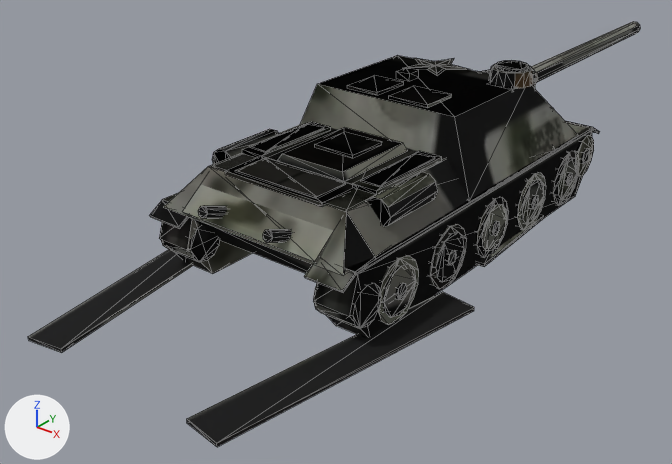
What one commit did to the glTF model public/models/su100_winter.glb.
One viewpoint serves both versions: a camera (50 mm lens) standing at (6.74, -9.77, 5.64) and looking at (-0.85, -0.28, -0.24). Arrows for +X, +Y and +Z are at lower left; the lights stay in place. The first picture is the older version. Mesh edges are drawn as thin lines. Vertices at exactly the same position are counted once.

The first picture shows 'hull_ok', 'hull_trackL', 'hull_trackR'.
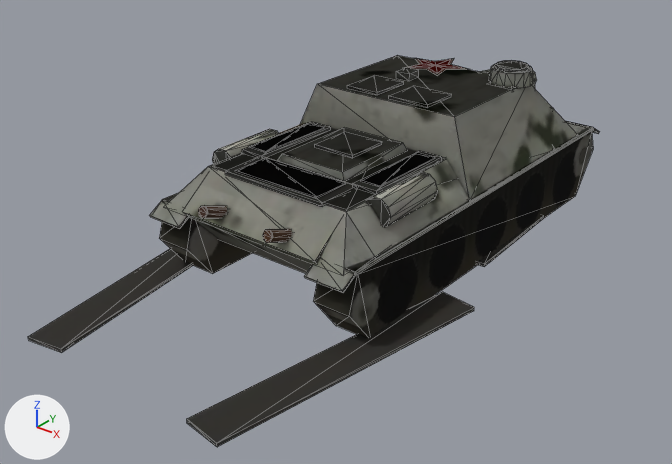
Location of each change, [x1, y1, x2, y2] in pixels of the pictures (672 x 464 px):
```json
{"object": "hull_trackR", "change": "reshaped", "before": [149, 22, 640, 447], "after": [149, 55, 599, 447], "on screen": "8% narrower, 8% shorter"}
{"object": "hull_trackL", "change": "reshaped", "before": [28, 64, 592, 353], "after": [28, 64, 593, 353]}
{"part": 1, "of": "me_su100_hull_001", "change": "surface changed", "before": [408, 65, 446, 76], "after": [408, 65, 446, 76]}
{"part": 2, "of": "me_su100_hull_003", "change": "deleted", "before": [161, 237, 218, 262]}
{"part": 3, "of": "me_su100_hull_003", "change": "surface changed", "before": [28, 64, 592, 353], "after": [28, 64, 592, 353]}
{"part": 4, "of": "me_su100_hull_005", "change": "deleted", "before": [163, 22, 640, 329]}
{"part": 5, "of": "me_su100_hull_005", "change": "surface changed", "before": [149, 55, 599, 447], "after": [149, 55, 599, 447], "on screen": "black to grey"}
```

The change, as JSON lines over the scene's bpy script:
```json
{"block": "me_su100_hull_001", "where": "# used by ob_hull_ok; location = (0.0, 0.0, 0.0)"}
{"op": "remove", "block": "me_su100_hull_001", "code": "me_su100_hull_001.from_pydata(...)  # 1370 vertices, 2390 faces; spans x -1.57..1.57, y -3.18..7.18, z 0.0..2.17"}
{"op": "add", "block": "me_su100_hull_001", "code": "me_su100_hull_001.from_pydata(...)  # 506 vertices, 818 faces; spans x -1.5..1.5, y -3.18..3.16, z 0.0..2.17"}
{"block": "me_su100_hull_001", "change": "me_su100_hull_001 part 1: 818 kept faces spanning x -1.5..1.5, y -3.18..3.16, z 0.0..2.17 get new texture (UV) coordinates"}
{"block": "me_su100_hull_001", "change": "edits to the shape of me_su100_hull_001 do not show in these pictures"}
{"block": "me_su100_hull_003", "where": "# used by ob_hull_trackl; location = (0.0, 0.0, 0.0)"}
{"op": "remove", "block": "me_su100_hull_003", "code": "me_su100_hull_003.from_pydata(...)  # 1374 vertices, 2394 faces; spans x -2.07..1.57, y -5.0..7.18, z 0.0..2.17"}
{"op": "add", "block": "me_su100_hull_003", "code": "me_su100_hull_003.from_pydata(...)  # 510 vertices, 822 faces; spans x -2.07..1.5, y -5.0..3.16, z 0.0..2.17"}
{"block": "me_su100_hull_003", "change": "me_su100_hull_003 part 2: 39 loose pieces with 864 vertices, spanning x -1.57..1.57, y -2.97..7.18, z 0.02..1.65, are deleted"}
{"block": "me_su100_hull_003", "change": "me_su100_hull_003 part 3: 820 kept faces spanning x -2.07..1.5, y -5.0..3.16, z 0.0..2.17 get new texture (UV) coordinates"}
{"block": "me_su100_hull_005", "where": "# used by ob_hull_trackr; location = (0.0, 0.0, 0.0)"}
{"op": "remove", "block": "me_su100_hull_005", "code": "me_su100_hull_005.from_pydata(...)  # 1374 vertices, 2394 faces; spans x -1.57..2.07, y -5.0..7.18, z 0.0..2.17"}
{"op": "add", "block": "me_su100_hull_005", "code": "me_su100_hull_005.from_pydata(...)  # 510 vertices, 822 faces; spans x -1.5..2.07, y -5.0..3.16, z 0.0..2.17"}
{"block": "me_su100_hull_005", "change": "me_su100_hull_005 part 4: 39 loose pieces with 864 vertices, spanning x -1.57..1.57, y -2.97..7.18, z 0.02..1.65, are deleted"}
{"block": "me_su100_hull_005", "change": "me_su100_hull_005 part 5: 822 kept faces spanning x -1.5..2.07, y -5.0..3.16, z 0.0..2.17 get new texture (UV) coordinates"}
```
